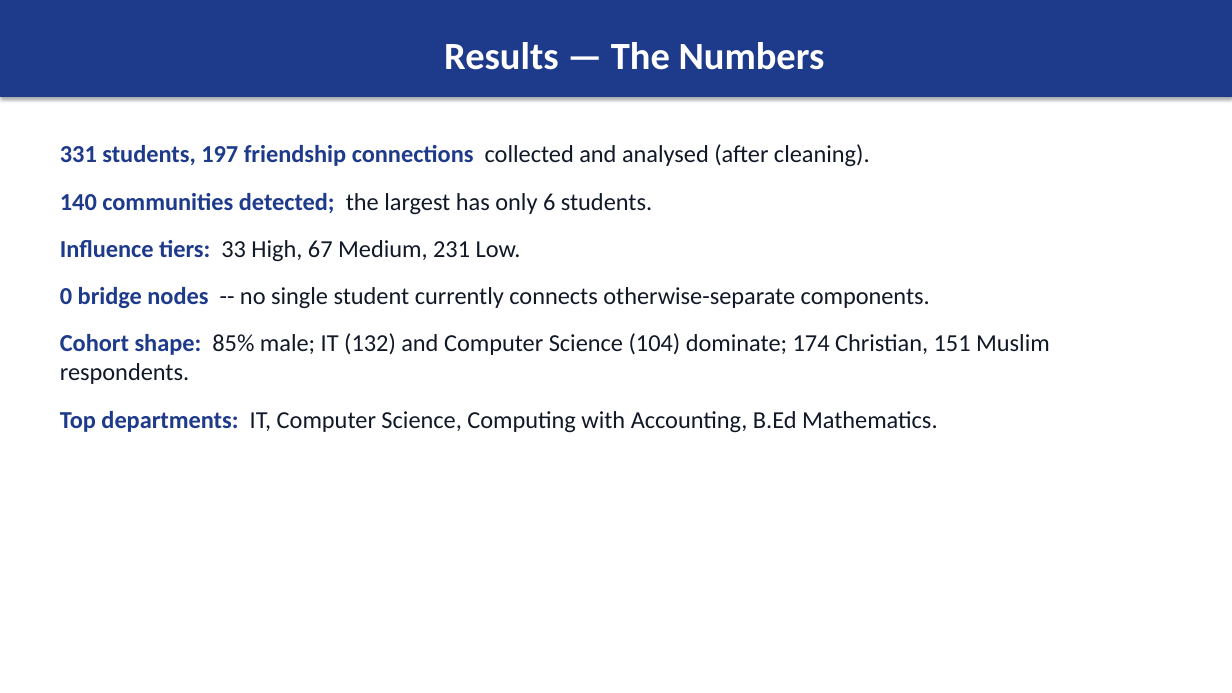
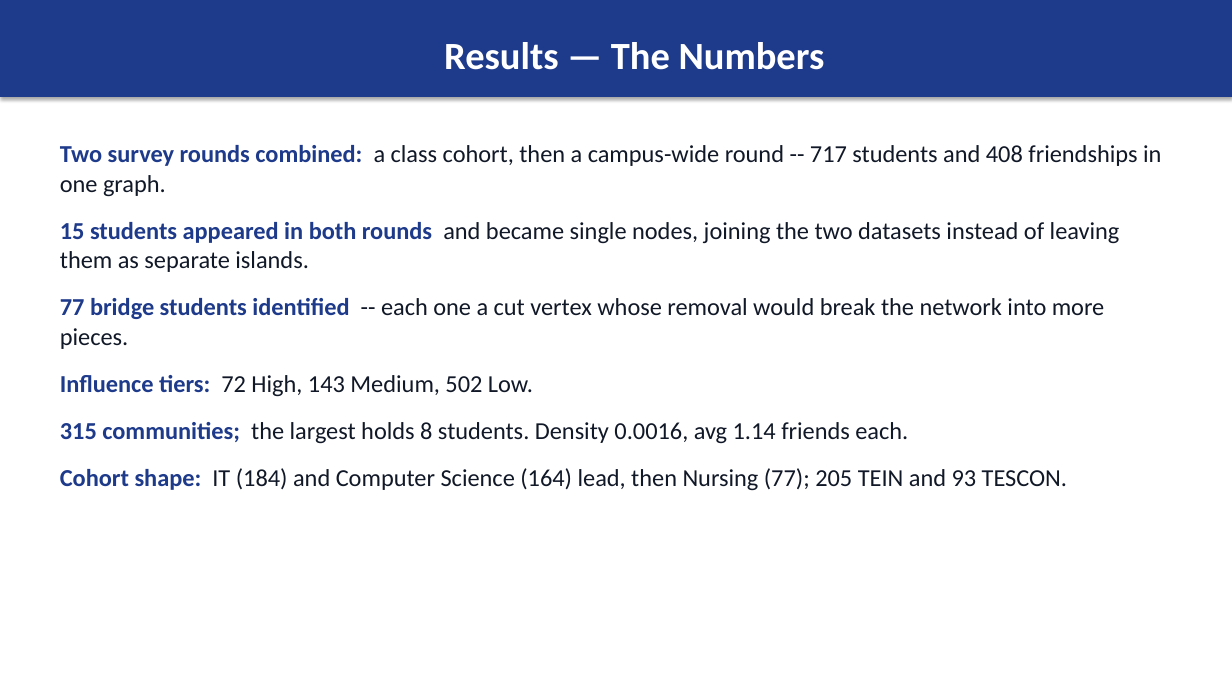
Before and after one commit to Kwakubenzy/UTAS_SNA_System, a slide deck: slide 12 of docs/UTAS_SNA_Defense_Presentation.pptx. Drawn at 1232x693 pixels with LibreOffice and Linux fonts; fonts in the diff are those of the drawing. Boxes give left, top, right and bottom in pixels: in the first picture for what was removed or moved away, otherwise in the second. Text is boxed around its words. In the diff, an @@ line names an element or a change of style, - is before the commit and + after.

```diff
--- a/docs/UTAS_SNA_Defense_Presentation.pptx
+++ b/docs/UTAS_SNA_Defense_Presentation.pptx
@@ text at (60, 145, 1161, 491): text changed @@
-331 students, 197 friendship connections collected and analysed (after cleaning).
-140 communities detected; the largest has only 6 students.
-Influence tiers: 33 High, 67 Medium, 231 Low.
-0 bridge nodes -- no single student currently connects otherwise-separate components.
-Cohort shape: 85% male; IT (132) and Computer Science (104) dominate; 174 Christian, 151 Muslim respondents.
-Top departments: IT, Computer Science, Computing with Accounting, B.Ed Mathematics.
+Two survey rounds combined: a class cohort, then a campus-wide round -- 717 students and 408 friendships in one graph.
+15 students appeared in both rounds and became single nodes, joining the two datasets instead of leaving them as separate islands.
+77 bridge students identified -- each one a cut vertex whose removal would break the network into more pieces.
+Influence tiers: 72 High, 143 Medium, 502 Low.
+315 communities; the largest holds 8 students. Density 0.0016, avg 1.14 friends each.
+Cohort shape: IT (184) and Computer Science (164) lead, then Nursing (77); 205 TEIN and 93 TESCON.
```
Also in this commit, not shown: 4 other slides changed, 1 slide added, 1 other file.
